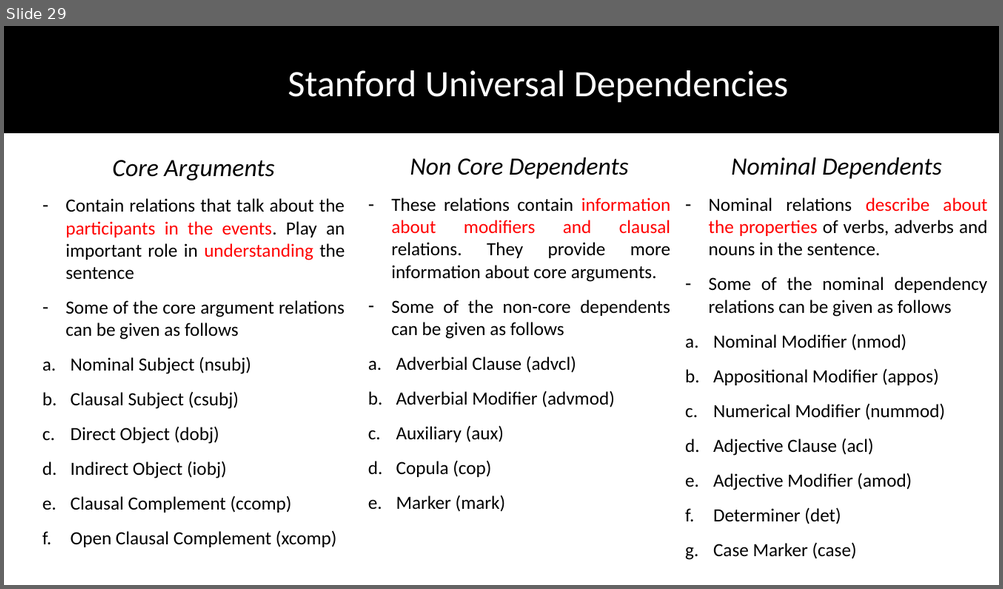
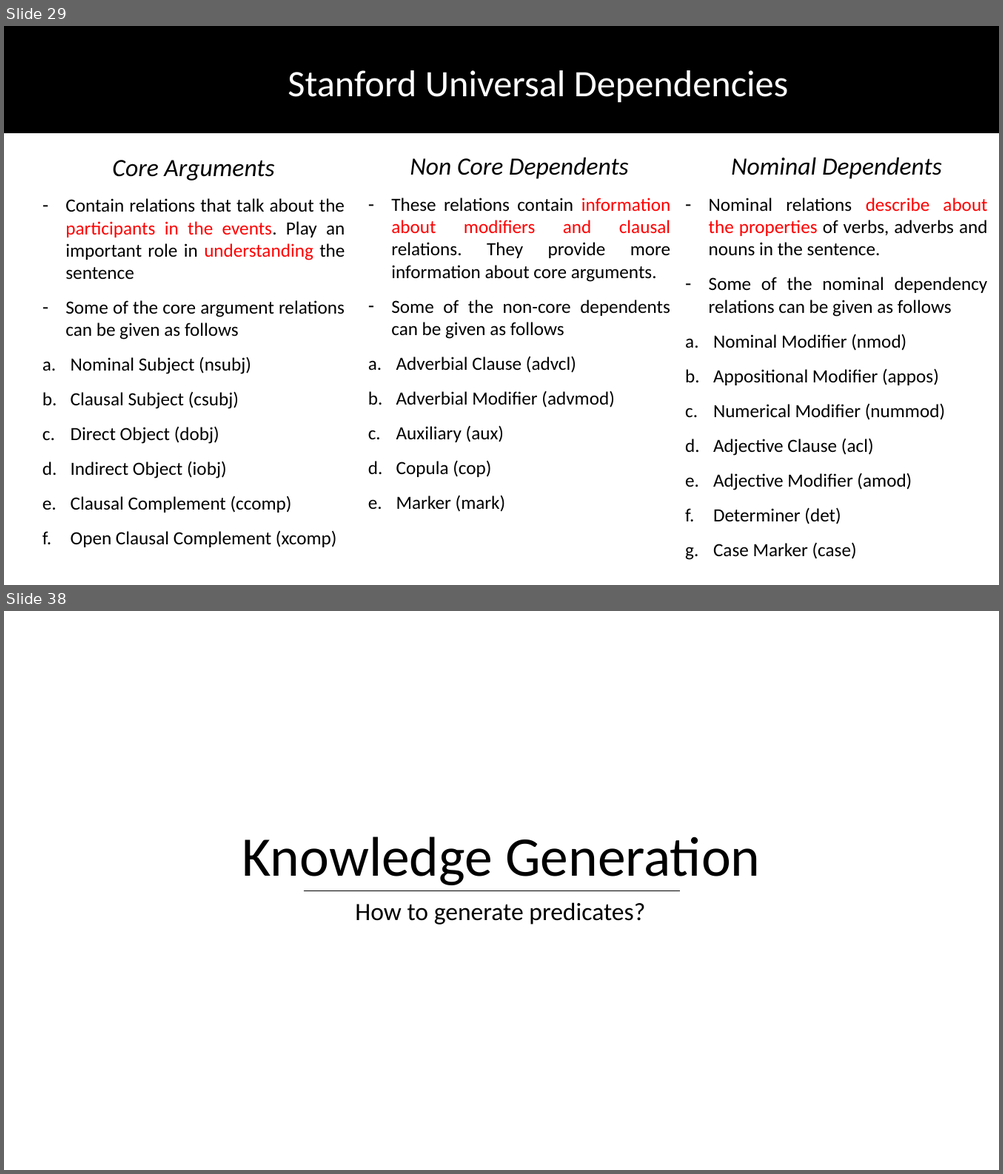
Before and after one commit to DhruvaPendharkar/thesis-project, a slide deck: Notes/ThesisPresentation.pptx. Shown one above the other, each under a label of ours: slide 29 before the commit, slides 29 and 38 after it; the slides between them are not shown. The pictures are 1003x589 and 1003x1174 pixels, drawn with LibreOffice and Linux fonts; fonts in the diff are those of the drawing. Boxes give left, top, right and bottom in pixels: in the first picture for what was removed or moved away, otherwise in the second. Text is boxed around its words. In the diff, an @@ line names an element or a change of style, - is before the commit and + after.

Commit message:
Adding Knowledge Generation

```diff
--- a/Notes/ThesisPresentation.pptx
+++ b/Notes/ThesisPresentation.pptx
@@ slide 38 added at <box>4,611,999,1170</box>, background #FFFFFF @@
@@ text added at <box>242,837,760,886</box>, 54 pt, text #000000 @@
+Knowledge Generation
@@ line added from (303, 891) to (680, 891), #000000 0.5 pt @@
@@ text added at <box>355,903,645,925</box>, 24 pt, text #000000 @@
+How to generate predicates?
```
Also in this commit, not shown: 11 slides changed, 13 other slides added.
